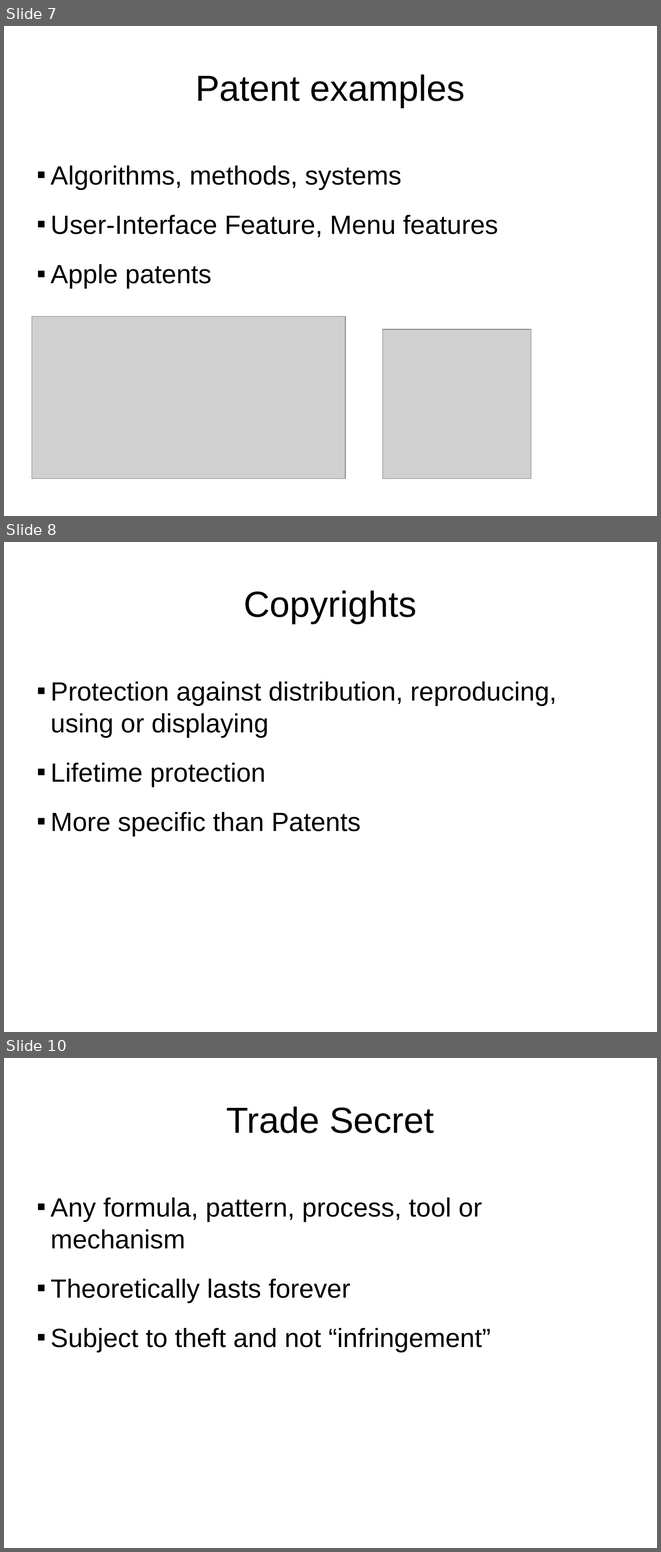
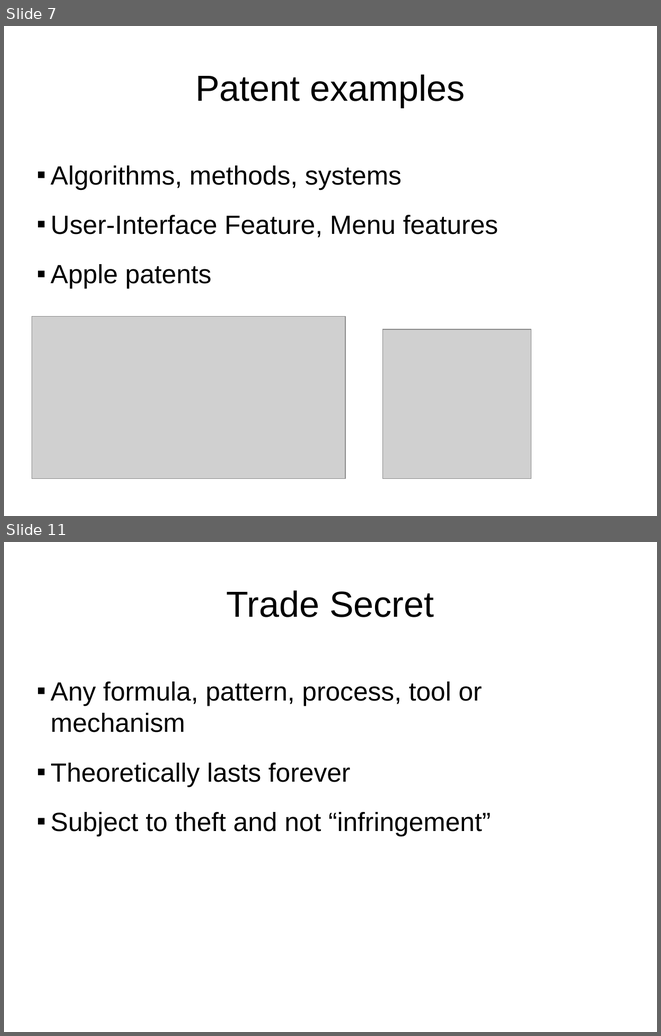
Before and after one commit to Matzkee/TeamProject, a slide deck: Documents/Team G - Intellectual Property in Software.pptx. Shown one above the other, each under a label of ours: slides 7, 8 and 10 before the commit, slides 7 and 11 after it; the slides between them are not shown. The pictures are 661x1552 and 661x1036 pixels, drawn with LibreOffice and Linux fonts; fonts in the diff are those of the drawing; grey boxes stand for pictures; background and template pictures are left out. Boxes give left, top, right and bottom in pixels: in the first picture for what was removed or moved away, otherwise in the second. Text is boxed around its words. In the diff, an @@ line names an element or a change of style, - is before the commit and + after.

```diff
--- a/Documents/Team G - Intellectual Property in Software.pptx
+++ b/Documents/Team G - Intellectual Property in Software.pptx
@@ slide 8 removed at [4,542,657,1032], background picture (left out) @@
@@ text removed at [244,590,417,623] @@
-Copyrights
@@ text removed at [51,681,557,836] @@
-▪ Protection against distribution, reproducing, using or displaying
-▪ Lifetime protection
-▪ More specific than Patents
@@ what was slide 10 is now slide 11 @@
```
Also in this commit, not shown: 3 slides added, 1 other slide removed.
